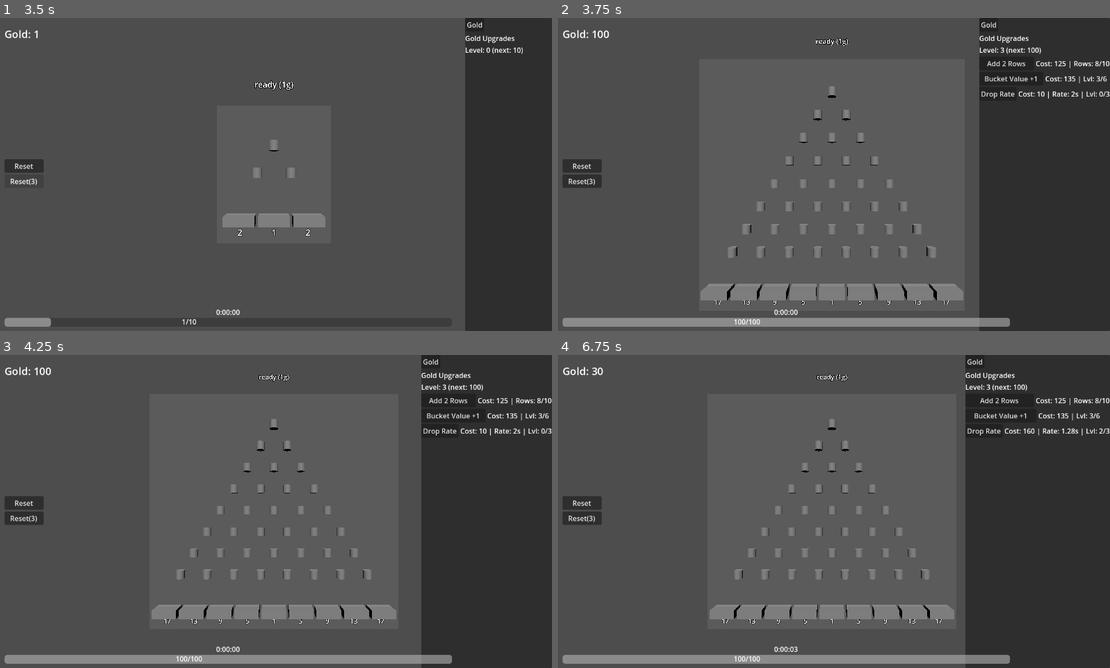
Above: before the commit, frames 1-4 (two rows, left to right).
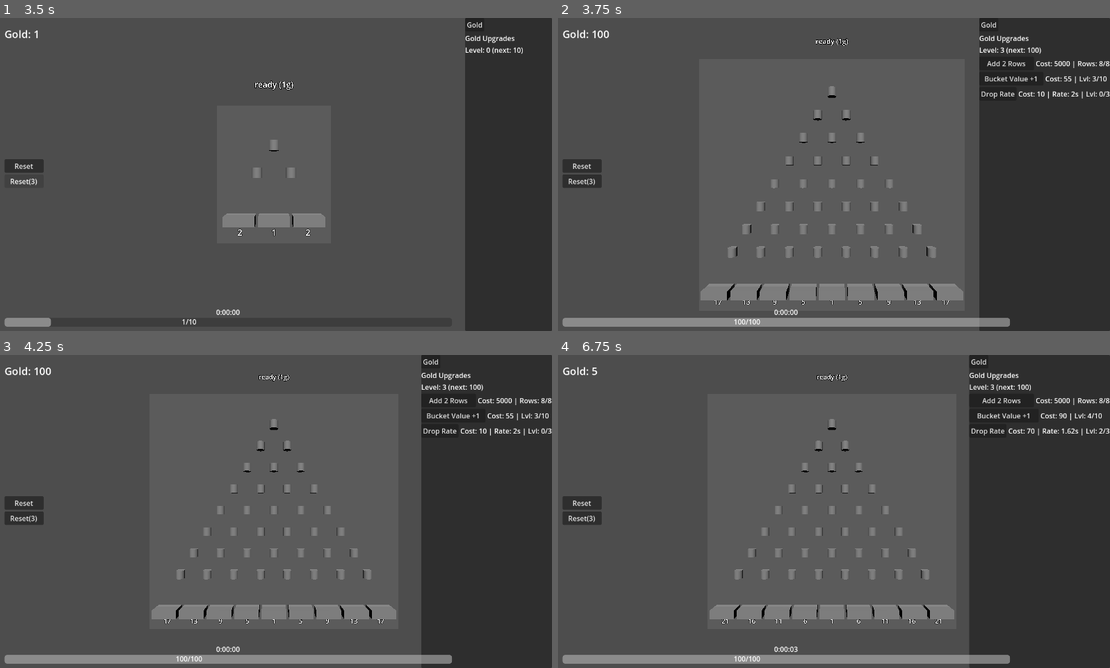
Above: after the commit, the same moments.

Repository: kjbrown-sandbox/pleenko
Game: Godot game, scene res://scenes/main.tscn
Same seed, same stepped clock (60 frames per second), same inputs: the game is played once before the commit and once after it.
Inputs:
- Up to frame 1 (3.5 s): click "Gold" at 0.5 s; click "Gold" at 1.25 s; click "Gold" at 2 s; click "Reset" at 2.75 s
- Up to frame 2 (3.75 s): click "Reset(3)" at 3.5 s
- Up to frame 3 (4.25 s): no input
- Up to frame 4 (6.75 s): click "Add 2 Rows" at 4.25 s; click "Bucket Value +1" at 5 s; click "Drop Rate" at 5.75 s; click "Drop Rate" at 6.5 s

Frame 1 is identical in both runs. In frame 2, 0.2% of the frame differs, in the area x 89-100%, y 13-21%; in frame 3, 0.2%; in frame 4, 1.6%, in the area x 6-100%, y 0-100%.

Commit message:
Upgrade tweaks

Diff:
--- a/scripts/main.gd
+++ b/scripts/main.gd
@@ -22,24 +22,23 @@
 
 # --- Row upgrade costs (delta formula: cost += delta, delta += 20) ---
 var regular_upgrade_cost: int = 5
-var regular_upgrade_delta: int = 20
 var orange_upgrade_cost: int = 5
 var orange_upgrade_delta: int = 2
 var red_upgrade_cost: int = 5
 var red_upgrade_delta: int = 5
 
 # --- Gold panel upgrades ---
-var bucket_value_cost: int = 15
-var bucket_value_delta: int = 20
+var bucket_value_cost: int = 10
+var bucket_value_delta: int = 5
 var bucket_value_level: int = 0
 var drop_rate_cost: int = 10
-var drop_rate_delta: int = 50
+var drop_rate_delta: int = 20
 var drop_rate_level: int = 0
 var autodropper_cost: int = 50
 
 # --- Gold upgrade caps (raised by orange) ---
-var gold_row_cap: int = 10
-var bucket_value_cap: int = 6
+var gold_row_cap: int = 8
+var bucket_value_cap: int = 10
 var drop_rate_cap: int = 3
 var autodropper_cap: int = 10
 
@@ -69,7 +68,7 @@
 # --- Gold queue ---
 var gold_queue: int = 0
 var gold_queue_max: int = 0
-var gold_queue_up_cost: int = 30
+var gold_queue_up_cost: int = 10
 var gold_queue_up_delta: int = 10
 var gold_drain_timer: Timer
 
@@ -655,8 +654,7 @@
 	regular_board.add_row()
 	regular_board.add_row()
 
-	regular_upgrade_cost += regular_upgrade_delta
-	regular_upgrade_delta += 20
+	regular_upgrade_cost *= 10
 	ui.update_coins(coin_total)
 
 
@@ -675,7 +673,7 @@
 	regular_board._build_board()
 
 	bucket_value_cost += bucket_value_delta
-	bucket_value_delta += 20
+	bucket_value_delta += 10
 	ui.update_coins(coin_total)
 
 
@@ -690,11 +688,11 @@
 	coin_total -= drop_rate_cost
 	drop_rate_level += 1
 
-	gold_cooldown_time *= 0.8
+	gold_cooldown_time *= 0.9
 	gold_drain_timer.wait_time = gold_cooldown_time
 
 	drop_rate_cost += drop_rate_delta
-	drop_rate_delta += 50
+	drop_rate_delta += 20
 	ui.update_coins(coin_total)
 
 
@@ -936,10 +934,9 @@
 	var data := {
 		"coin_total": 100,
 		"player_level": 3,
-		"regular_upgrade_cost": 125,
-		"regular_upgrade_delta": 80,
-		"bucket_value_cost": 135,
-		"bucket_value_delta": 80,
+		"regular_upgrade_cost": 5000,
+		"bucket_value_cost": 55,
+		"bucket_value_delta": 35,
 		"bucket_value_level": 3,
 		"regular_board_num_rows": 8,
 		"regular_board_value_bonus": 3,
@@ -972,7 +969,6 @@
 		"player_level": player_level,
 		# Row upgrade costs/deltas
 		"regular_upgrade_cost": regular_upgrade_cost,
-		"regular_upgrade_delta": regular_upgrade_delta,
 		"orange_upgrade_cost": orange_upgrade_cost,
 		"orange_upgrade_delta": orange_upgrade_delta,
 		"red_upgrade_cost": red_upgrade_cost,
@@ -1068,7 +1064,6 @@
 	player_level = int(data.get("player_level", player_level))
 
 	regular_upgrade_cost = int(data.get("regular_upgrade_cost", regular_upgrade_cost))
-	regular_upgrade_delta = int(data.get("regular_upgrade_delta", regular_upgrade_delta))
 	orange_upgrade_cost = int(data.get("orange_upgrade_cost", orange_upgrade_cost))
 	orange_upgrade_delta = int(data.get("orange_upgrade_delta", orange_upgrade_delta))
 	red_upgrade_cost = int(data.get("red_upgrade_cost", red_upgrade_cost))
